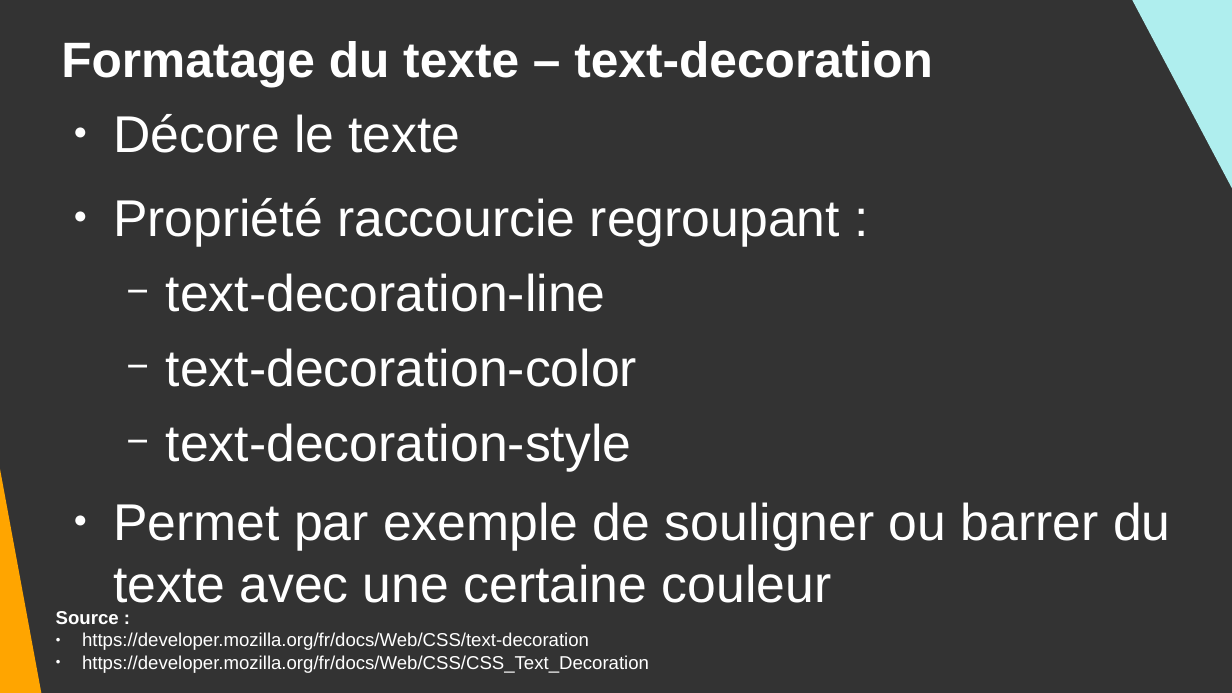
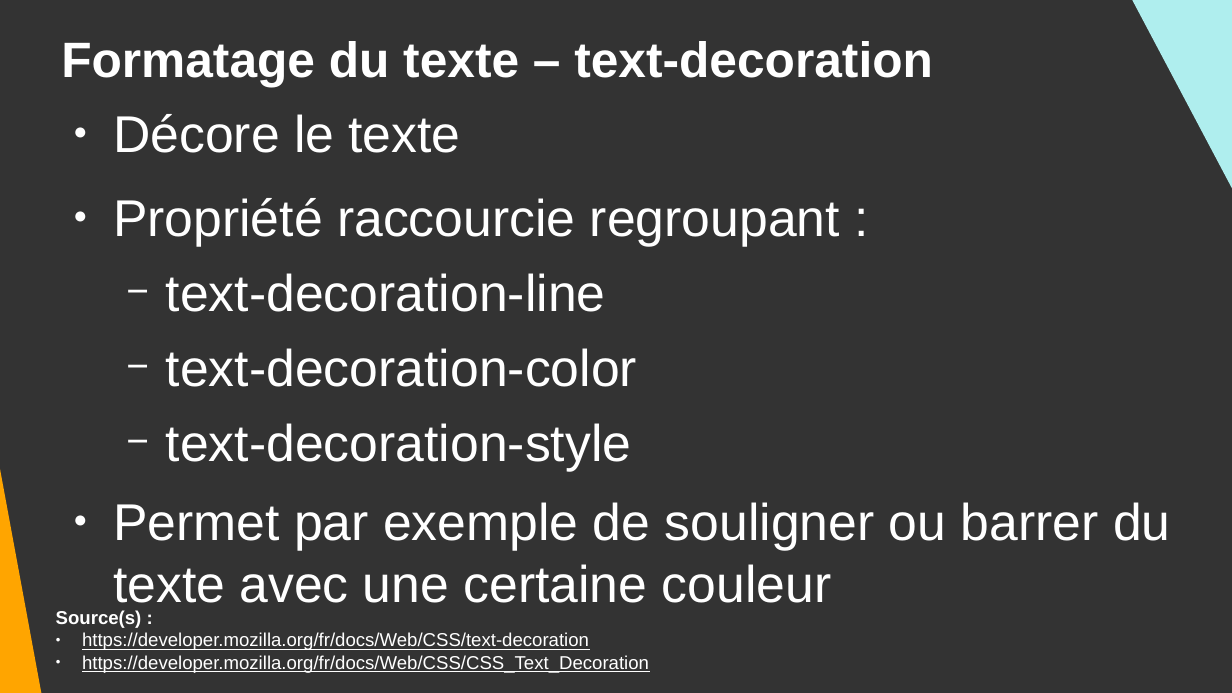
Before and after one commit to DanYellow/cours, a slide deck: slide 34 of integration-web-s1/travaux-pratiques/numero-4/presentation.odp (slide 33 before the commit). Drawn at 1232x693 pixels with LibreOffice and Linux fonts; fonts in the diff are those of the drawing. Boxes give left, top, right and bottom in pixels: in the first picture for what was removed or moved away, otherwise in the second. Text is boxed around its words. In the diff, an @@ line names an element or a change of style, - is before the commit and + after.

```diff
--- a/integration-web-s1/travaux-pratiques/numero-4/presentation.odp
+++ b/integration-web-s1/travaux-pratiques/numero-4/presentation.odp
@@ text at (56, 610, 142, 628): text changed @@
-Source :
+Source(s) :
@@ text at (82, 632, 649, 673): underline on @@
```
Also in this commit, not shown: 29 other slides changed, 1 slide added, 13 other files.
